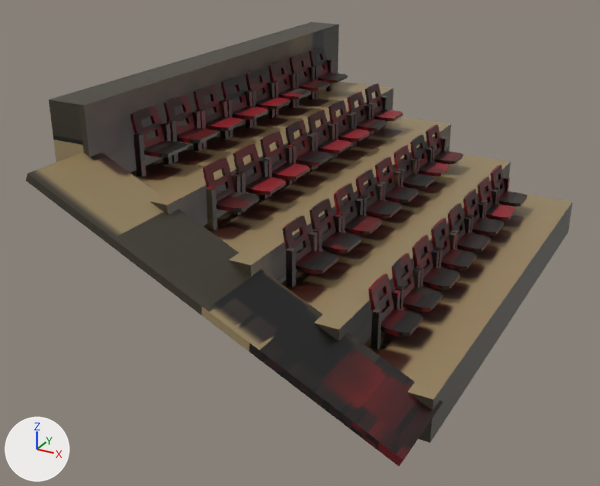
A saved change to the COLLADA model models/seating/seating.dae.
Before and after are seen from a camera (50 mm lens) standing at (11.8, -40.2, 17.3) and looking at (-6.9, -6.2, 0.3). Lighting does not change. The marker at lower left points along +X, +Y and +Z. Where no turn or scale is listed for an object, it has been applied to the vertices.

The first picture shows 'floors_129'.
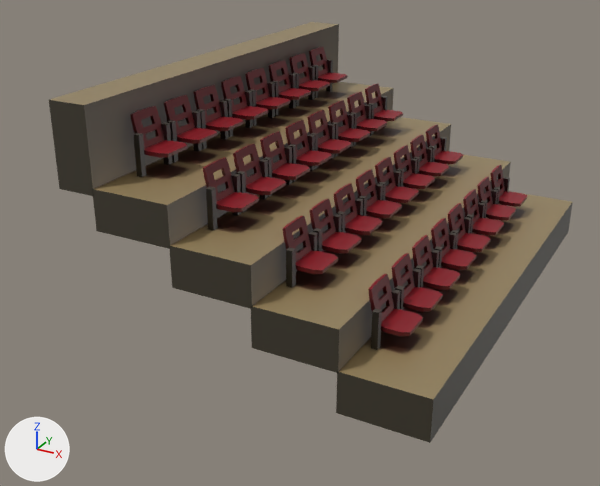
Edits to the scene script, one JSON object a line:
```json
{"block": "me_floors_129", "where": "# used by ob_floors_129; location = (-13.6, -2.5, 6.59)"}
{"op": "remove", "block": "me_floors_129", "code": "me_floors_129.from_pydata(...)  # 2864 vertices, 2724 faces; spans x -1.0..17.2, y -15.2..12.0, z -9.3..2.0"}
{"op": "add", "block": "me_floors_129", "code": "me_floors_129.from_pydata(...)  # 2856 vertices, 2718 faces; spans x -1.0..17.1, y -12.0..12.0, z -9.3..2.0"}
{"block": "me_floors_129", "change": "me_floors_129 part 1: the loose piece of 8 vertices spanning x 0.5..17.2, y -15.2..-11.2, z -8.2..-0.1 is deleted"}
{"block": "me_floors_129", "change": "me_floors_129 part 2: 2521 kept faces spanning x -1.0..17.1, y -12.0..12.0, z -9.3..2.0 get new texture (UV) coordinates"}
```

Changed parts and their boxes [x1, y1, x2, y2] in the pictures (600 x 486 px):
```json
{"object": "floors_129", "change": "reshaped", "before": [26, 22, 572, 466], "after": [49, 22, 572, 443]}
{"part": 1, "of": "me_floors_129", "change": "deleted", "before": [26, 152, 443, 466]}
{"part": 2, "of": "me_floors_129", "change": "surface changed", "before": [49, 22, 530, 442], "after": [49, 22, 530, 442]}
```
